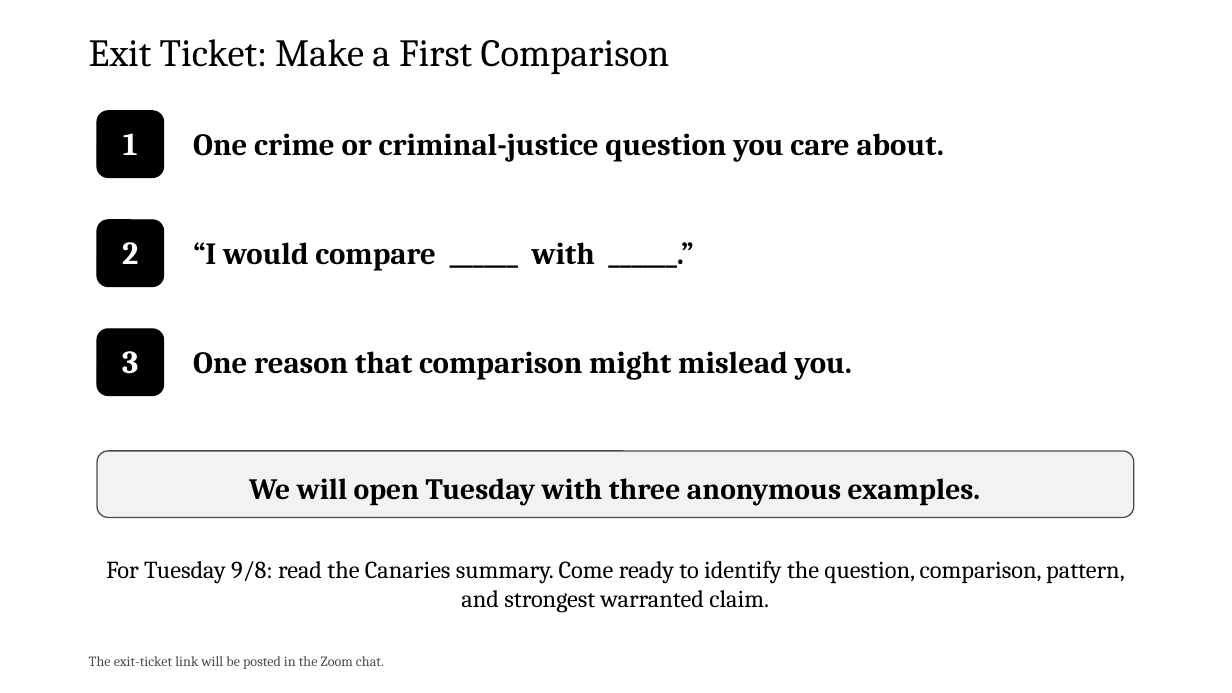
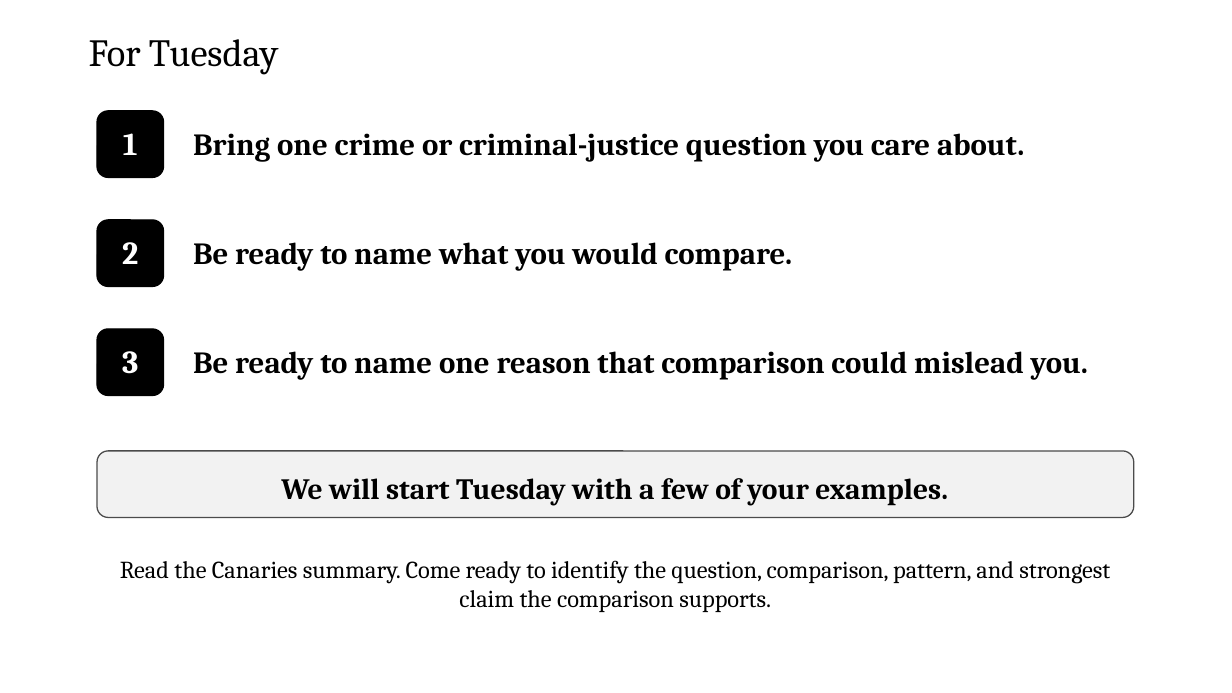
Before and after one commit to zjelveh/zjelveh.github.io, a slide deck: slide 23 of files/ccjs418e_fall2026/lecture_1.pptx (slide 25 before the commit). Drawn at 1232x693 pixels with LibreOffice and Linux fonts; fonts in the diff are those of the drawing. Boxes give left, top, right and bottom in pixels: in the first picture for what was removed or moved away, otherwise in the second. Text is boxed around its words. In the diff, an @@ line names an element or a change of style, - is before the commit and + after.

```diff
--- a/files/ccjs418e_fall2026/lecture_1.pptx
+++ b/files/ccjs418e_fall2026/lecture_1.pptx
@@ text at bbox=[89, 39, 278, 75]: text changed @@
-Exit Ticket: Make a First Comparison
+For Tuesday
@@ text at bbox=[193, 133, 1024, 162]: text changed @@
-One crime or criminal-justice question you care about.
+Bring one crime or criminal-justice question you care about.
@@ text at bbox=[193, 242, 792, 271]: text changed @@
-“I would compare ______ with ______.”
+Be ready to name what you would compare.
@@ text at bbox=[193, 351, 1088, 380]: text changed @@
-One reason that comparison might mislead you.
+Be ready to name one reason that comparison could mislead you.
@@ text at bbox=[281, 478, 948, 506]: text changed @@
-We will open Tuesday with three anonymous examples.
+We will start Tuesday with a few of your examples.
@@ text at bbox=[120, 560, 1110, 612]: text changed @@
-For Tuesday 9/8: read the Canaries summary. Come ready to identify the question, comparison, pattern, and strongest warranted claim.
+Read the Canaries summary. Come ready to identify the question, comparison, pattern, and strongest claim the comparison supports.
@@ text removed at bbox=[89, 656, 384, 669] @@
-The exit-ticket link will be posted in the Zoom chat.
```
Also in this commit, not shown: 14 other slides changed, 2 slides removed.
